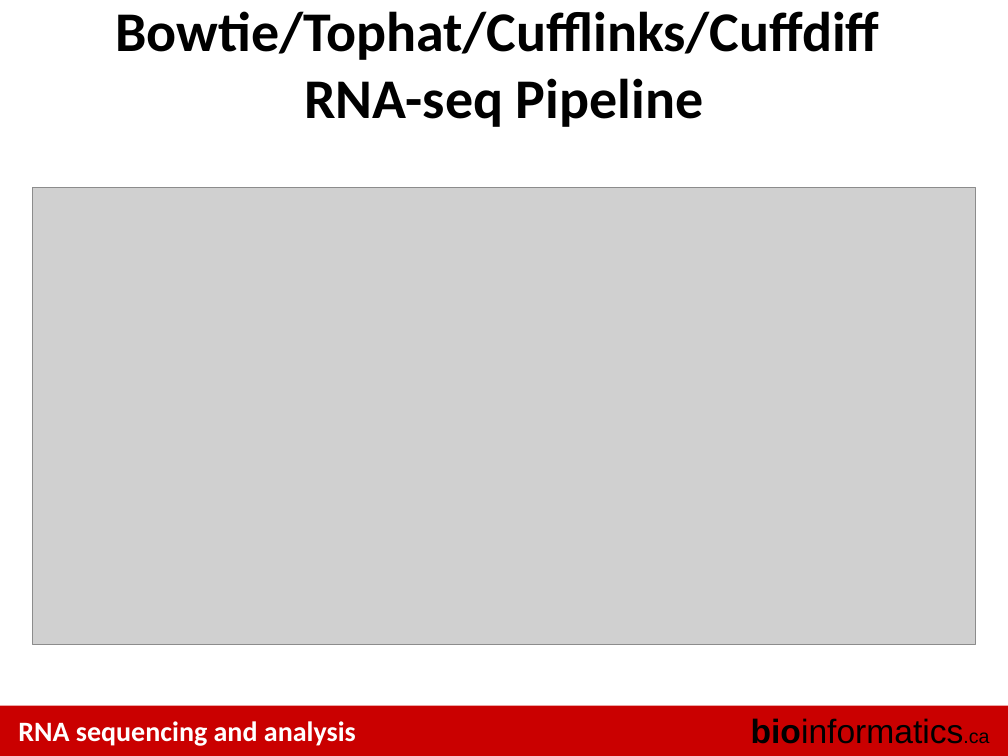
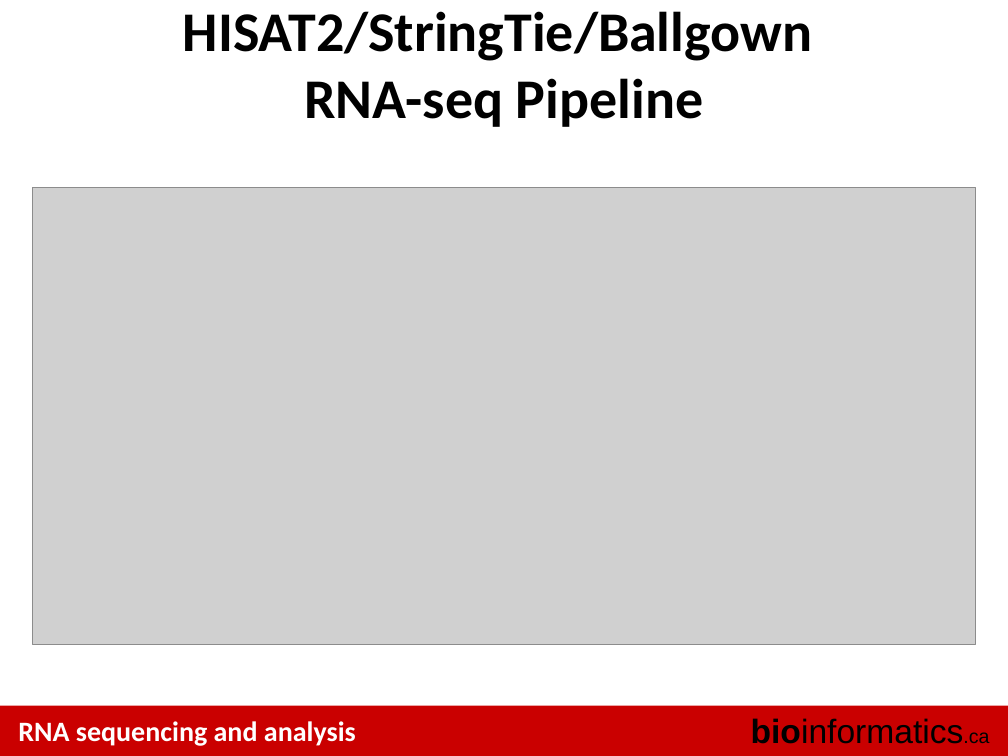
Before and after one commit to griffithlab/rnaseq_tutorial_wiki, a slide deck: slide 40 of LectureFiles/cbw/2018/RNASeq_Module2_Lecture.pptx. Drawn at 1008x756 pixels with LibreOffice and Linux fonts; fonts in the diff are those of the drawing; grey boxes stand for pictures. Boxes give left, top, right and bottom in pixels: in the first picture for what was removed or moved away, otherwise in the second. Text is boxed around its words. In the diff, an @@ line names an element or a change of style, - is before the commit and + after.

Commit message:
update pipeline overview chart

```diff
--- a/LectureFiles/cbw/2018/RNASeq_Module2_Lecture.pptx
+++ b/LectureFiles/cbw/2018/RNASeq_Module2_Lecture.pptx
@@ title at <box>183,11,812,127</box>: text changed @@
-Bowtie/Tophat/Cufflinks/Cuffdiff
-RNA-seq Pipeline
+HISAT2/StringTie/Ballgown
+RNA-seq Pipeline
```
Also in this commit, not shown: 1 other file.
